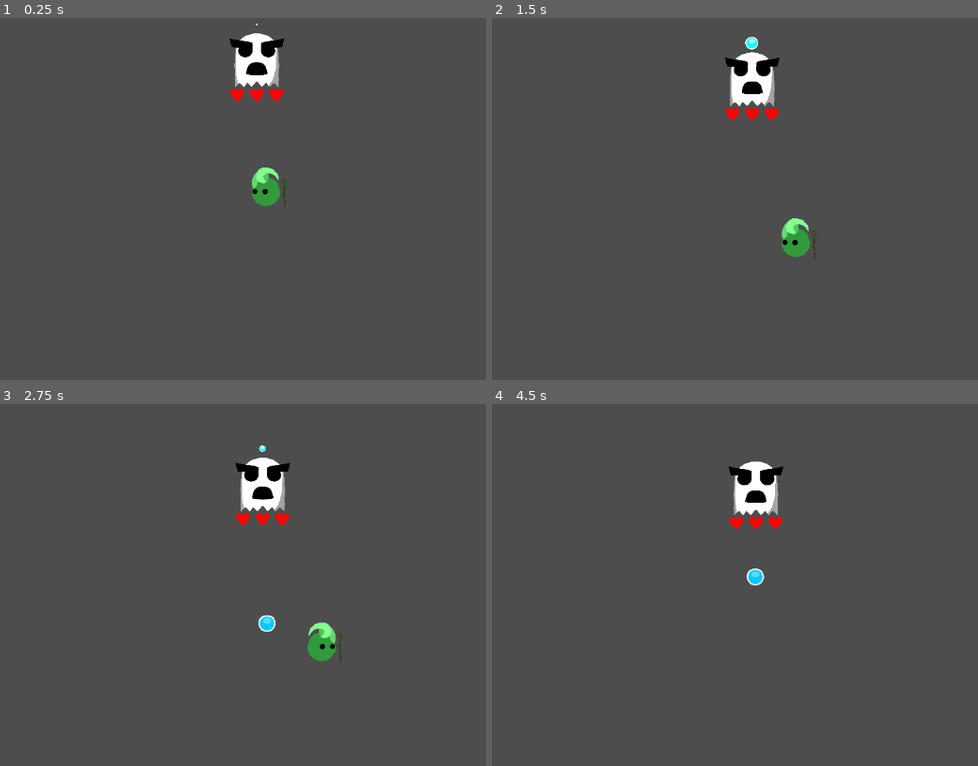
Above: before the commit, frames 1-4 (two rows, left to right).
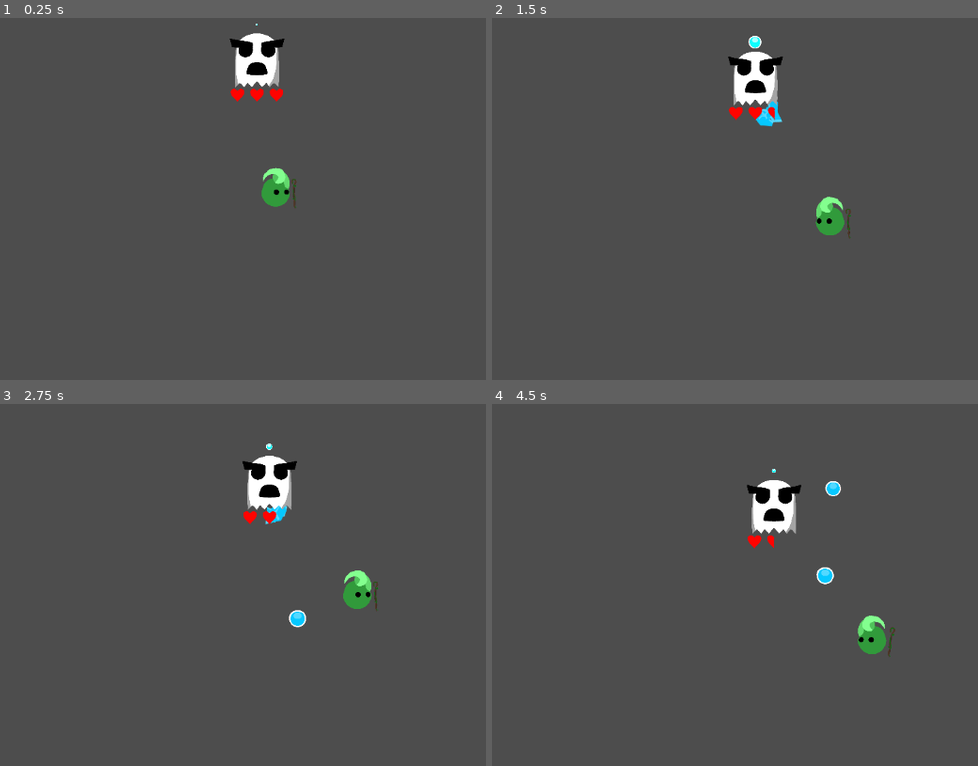
Above: after the commit, the same moments.

Repository: HoneyPony/impish-descent-future
Game: Godot game, scene res://Game.tscn
The game is run twice, just before and just after one commit, with the same random seed, the same clock (stepped at 60 frames per second) and the same inputs.
Inputs (mouse positions are in pixels of both pictures, inside the frame that each line leads up to):
- Up to frame 1 (0.25 s): no input
- Up to frame 2 (1.5 s): move the mouse to (929, 148) at 0.52 s; hold D (player_right) 0.53-1.28 s; move the mouse to (613, 191) at 1.27 s
- Up to frame 3 (2.75 s): move the mouse to (349, 461) at 2.02 s; hold D (player_right) from 2.03 s (still down)
- Up to frame 4 (4.5 s): move the mouse to (730, 639) at 2.77 s; move the mouse to (outside the picture) at 3.52 s; release D (player_right) at 3.53 s; move the mouse to (540, 490) at 4.27 s

The runs differ from the first frame. In frame 1, 0.7% of the frame differs, in the area x 47-62%, y 1-53%; in frame 2, 2.1%; in frame 3, 2.6%; in frame 4, 3.0%, in the area x 48-83%, y 15-70%.

Commit message:
Implement player projectile

Diff:
--- a/GS.gd
+++ b/GS.gd
@@ -8,6 +8,8 @@
 
 var EnemyProjectile1 = preload("res://enemies/enemy_projectile1.tscn")
 var EnemyProjectile1Particle = preload("res://enemies/enemy_projectile_1_particle.tscn")
+
+var PlayerProjectile1 = preload("res://hazard/player_projectile1.tscn")
 
 var Player = preload("res://players/player.tscn")
 
--- a/enemies/enemy_projectile_1.gd
+++ b/enemies/enemy_projectile_1.gd
@@ -9,7 +9,7 @@
 const SPEED = 512
 
 # IMPORTANT: ALL ENEMY PROJECTILES MUST IMPLEMENT THIS
-func hit_player():
+func hit_target():
 	die()
 
 func die():
--- a/enemies/simple_ghost.gd
+++ b/enemies/simple_ghost.gd
@@ -40,3 +40,4 @@
 
 func _on_hazard_body_entered(body):
 	health -= body.damage
+	body.hit_target()
--- a/hazard/hazard.gd
+++ b/hazard/hazard.gd
@@ -1,3 +1,6 @@
 extends PhysicsBody2D
 
 @export var damage: int = 2
+
+func hit_target():
+	pass
--- /dev/null
+++ b/hazard/player_projectile1.gd
@@ -0,0 +1,33 @@
+extends AnimatableBody2D
+
+var velocity = Vector2.ZERO
+
+var damage: int = 1
+
+@onready var sprite = $Sprite
+
+# IMPORTANT: ALL  PROJECTILES MUST IMPLEMENT THIS
+func hit_target():
+	die()
+
+func die():
+	var particle = GS.EnemyProjectile1Particle.instantiate()
+	particle.position = position
+	add_sibling(particle)
+	queue_free()
+
+func _physics_process(delta):
+	# Animate sprite
+	sprite.rotate(0.25 * TAU * delta)
+
+	var collide = move_and_collide(velocity * delta)
+
+	#if targetted_player != null:
+		#var dir = (targetted_player.global_position - global_position).normalized()
+		#var new_vel = dir * SPEED
+		#
+		#velocity = velocity.slerp(new_vel, 0.02)
+
+	# Die when we hit a wall
+	if collide != null:
+		die()
--- /dev/null
+++ b/hazard/player_projectile1.tscn
@@ -0,0 +1,19 @@
+[gd_scene load_steps=4 format=3 uid="uid://bl4pr73om53qr"]
+
+[ext_resource type="Script" path="res://hazard/player_projectile1.gd" id="1_jvgln"]
+[ext_resource type="Texture2D" uid="uid://dijkoha64w0hv" path="res://hazard/player_projectile1.png" id="2_q3sjp"]
+
+[sub_resource type="CircleShape2D" id="CircleShape2D_qerqv"]
+radius = 15.0
+
+[node name="PlayerProjectile1" type="AnimatableBody2D"]
+collision_layer = 16
+sync_to_physics = false
+script = ExtResource("1_jvgln")
+
+[node name="Sprite" type="Sprite2D" parent="."]
+scale = Vector2(0.5, 0.5)
+texture = ExtResource("2_q3sjp")
+
+[node name="CollisionShape2D" type="CollisionShape2D" parent="."]
+shape = SubResource("CircleShape2D_qerqv")
--- a/players/player.gd
+++ b/players/player.gd
@@ -1,6 +1,4 @@
 extends CharacterBody2D
-
-@export var tmp_target: Node = null
 
 @onready var item = $Item
 @onready var item_rest = $ItemRest
@@ -11,11 +9,16 @@
 @onready var item_tex = $Item/Look
 
 @export var melee_attack_range = 150
-@export var melee_cooldown = 0.3
+#@export var melee_cooldown = 0.3
+@export var action_cooldown = 0.3
+
+var ranged_attack_target: Node2D = null
+var ranged_attack_target_cached: Vector2 = Vector2.ZERO
 
 enum State {
 	NO_ACTION,
-	MELEE_ATTACK
+	MELEE_ATTACK,
+	RANGED_ATTACK
 }
 
 enum Goals {
@@ -86,7 +89,7 @@
 
 func melee_attack(what: Vector2):
 	# Only attack if we're not doing something else.
-	if state != State.NO_ACTION || state_timer < melee_cooldown:
+	if state != State.NO_ACTION || state_timer < action_cooldown:
 		return
 
 	state = State.MELEE_ATTACK
@@ -94,6 +97,16 @@
 
 	melee_attack_target_pos = what
 	melee_attack_target_rot = (what - global_position).angle()
+
+func ranged_attack(target: Node2D):
+	if state != State.NO_ACTION || state_timer < action_cooldown:
+		return
+
+	state = State.RANGED_ATTACK
+	state_timer = 0.0
+
+	ranged_attack_target = target
+	ranged_attack_target_cached = target.global_position
 
 var target_noise = Vector2.ZERO
 
@@ -137,13 +150,37 @@
 			item.global_transform = item_rest.global_transform
 			state = State.NO_ACTION
 			state_timer = 0.0
+	elif state == State.RANGED_ATTACK:
+		var may_fire = state_timer < 0.5
+		state_timer += delta
+
+		var to_t = parabola_one(state_timer)
+
+		if ranged_attack_target != null:
+			ranged_attack_target_cached = ranged_attack_target.global_position
+
+		if state_timer >= 0.5 && may_fire:
+			# Fire the projectile when we cross the 0.5 on the timer.
+			var projectile = GS.PlayerProjectile1.instantiate()
+			projectile.global_position = item.global_position
+			var vel = ranged_attack_target_cached - item.global_position
+			projectile.velocity = vel.normalized() * 512.0
+			add_sibling(projectile)
+
+		var target_rot = item.global_position.angle_to(ranged_attack_target_cached)
+		item.rotation = lerp_angle(0.0, target_rot - TAU * 0.25, to_t)
+
+		if state_timer >= 1.0:
+			item.global_transform = item_rest.global_transform
+			state = State.NO_ACTION
+			state_timer = 0.0
 
 	#if Input.is_action_just_pressed("player_right"):
 		#melee_attack(tmp_target.global_position)
 
 	var move_target = get_global_mouse_position()
 
-	var target_noise_nosmooth = Vector2.from_angle(randf_range(0, TAU)) * randf_range(256, 1024.0)
+	var target_noise_nosmooth = Vector2.from_angle(randf_range(0, TAU)) * randf_range(0, 256.0)
 	var smoothing = 0.05
 
 
@@ -183,11 +220,23 @@
 				melee_attack(closest.global_position)
 	elif goal == Goals.GOAL_RANGED:
 		# If we're ranged, we want to avoid damage, so back away from nearby enemies
+		# TODO: I guess we want a larger ranged here..?
 		var bodies: Array = melee_range.get_overlapping_bodies()
 		for body in bodies:
 			var to_vec = global_position - body.global_position
-			var goal_shift = 160000.0 * to_vec / (to_vec.length_squared() + 0.005)
+			var goal_shift = 80000.0 * to_vec / (to_vec.length_squared() + 0.005)
 			target_noise_nosmooth += goal_shift
+
+		if not bodies.is_empty():
+			var closest = bodies[0]
+			var dist = (bodies[0].global_position - global_position).length_squared()
+			for i in range(1, bodies.size()):
+				var newdist = (bodies[i].global_position - global_position).length_squared()
+				if newdist < dist:
+					closest = bodies[i]
+					dist = newdist
+
+			ranged_attack(closest)
 
 
 	target_noise += (target_noise_nosmooth - target_noise) * smoothing
@@ -219,7 +268,7 @@
 
 
 func _on_hazard_body_entered(body):
-	body.hit_player()
+	body.hit_target()
 	# TODO: Check shields, etc
 	on_hit()
 	on_death()
Binary file added: hazard/player_projectile1.png
Not shown, added: hazard/player_projectile1.png.import
Not shown, added: hazard/player_projectile1.kra
Not shown, added: hazard/player_projectile1.kra~
